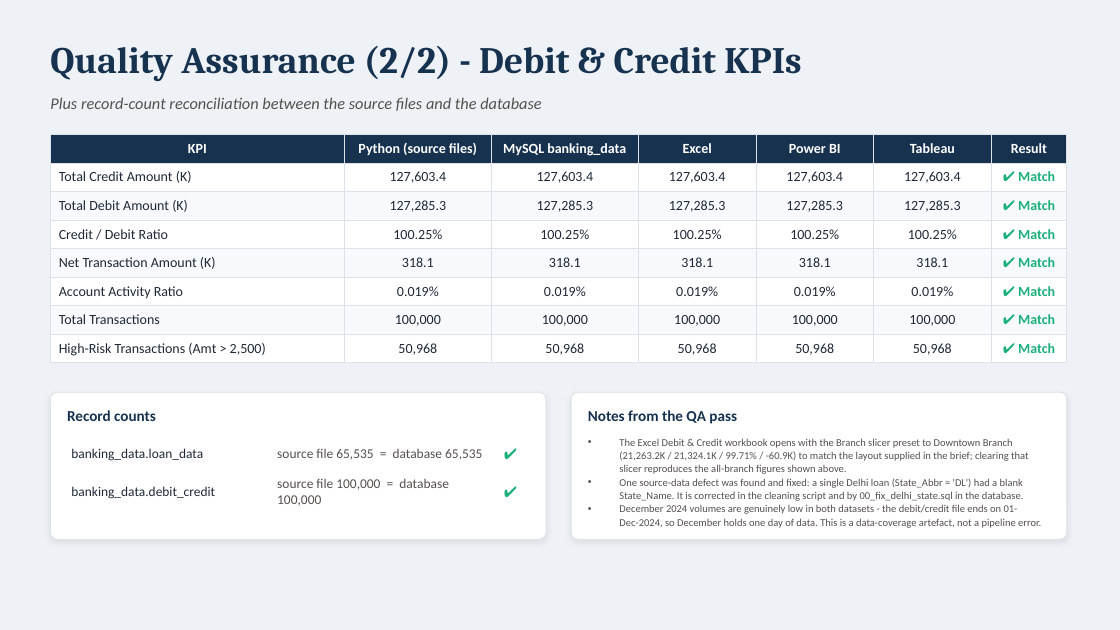
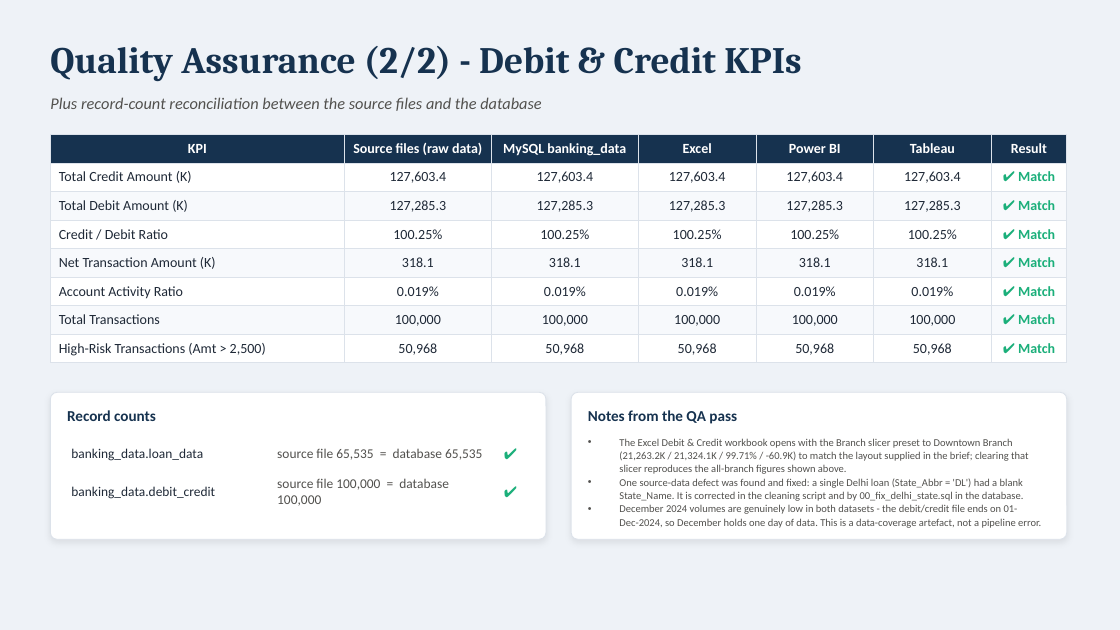
Before and after one commit to shravangowlikar2016-oss/Banking-Analytics-Dashboard, a slide deck: slide 18 of DA_Banking_Final_Presentation.pptx. Drawn at 1120x630 pixels with LibreOffice and Linux fonts; fonts in the diff are those of the drawing. Boxes give left, top, right and bottom in pixels: in the first picture for what was removed or moved away, otherwise in the second. Text is boxed around its words. In the diff, an @@ line names an element or a change of style, - is before the commit and + after.

```diff
--- a/DA_Banking_Final_Presentation.pptx
+++ b/DA_Banking_Final_Presentation.pptx
@@ table at box(50, 134, 1067, 360) @@
-row 1, column 2: Python (source files)
+row 1, column 2: Source files (raw data)
```
Also in this commit, not shown: 2 other slides changed, 3 other files.
